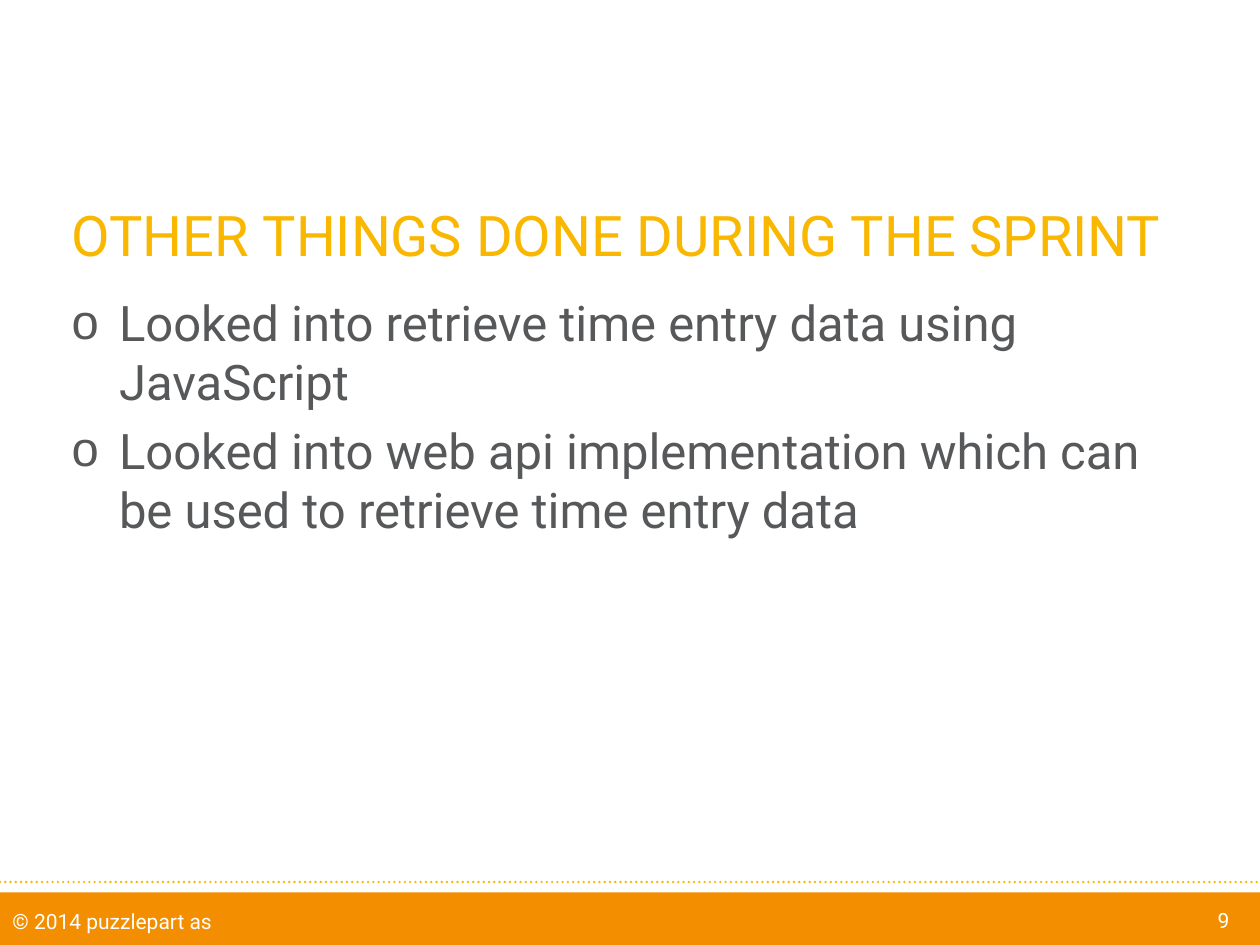
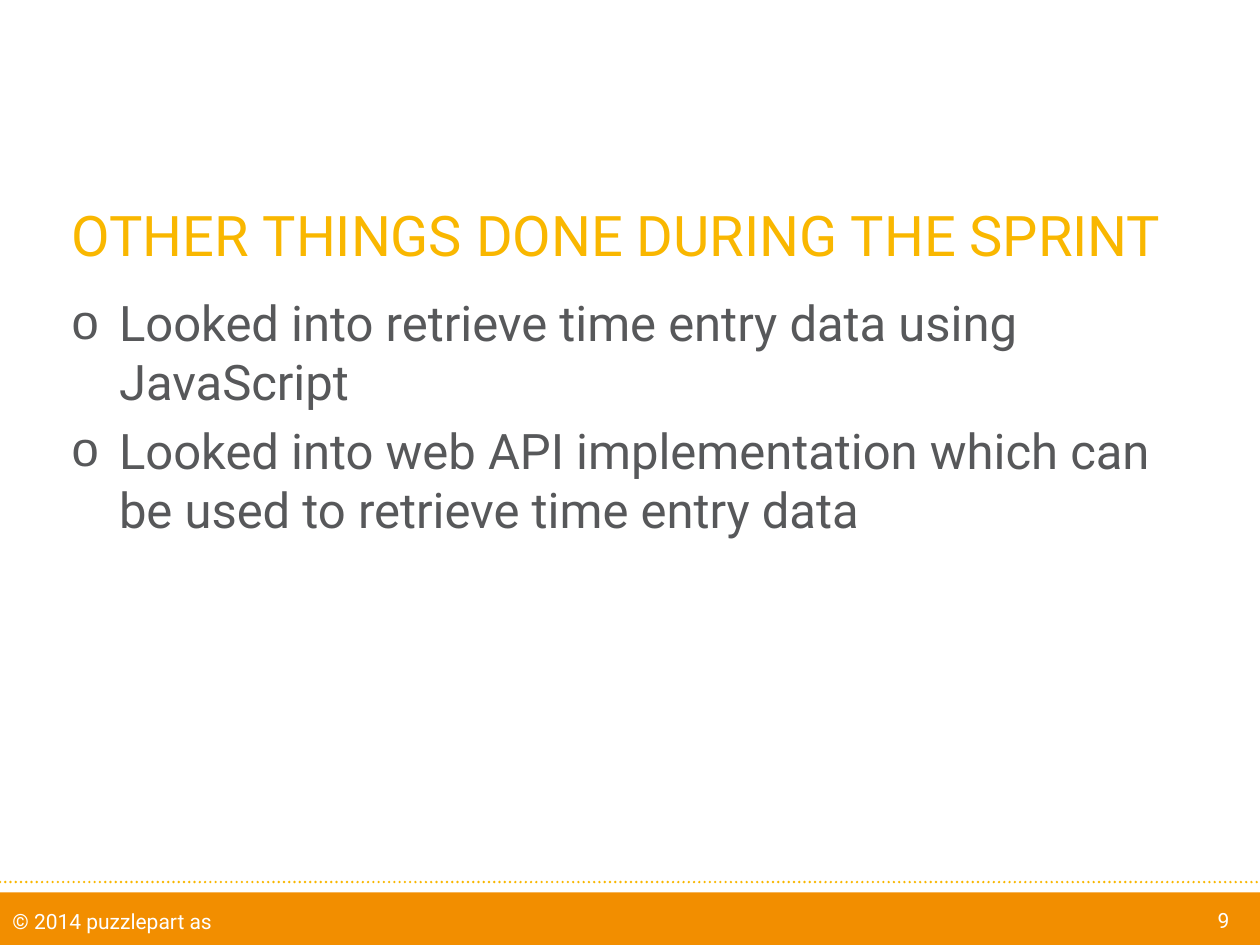
Before and after one commit to ishankalakshan/did-Mobile, a slide deck: slide 9 of Docs/DID Mobile Sprint 1.pptx. Drawn at 1260x945 pixels with LibreOffice and Linux fonts; fonts in the diff are those of the drawing; background and template pictures are left out. Boxes give left, top, right and bottom in pixels: in the first picture for what was removed or moved away, otherwise in the second. Text is boxed around its words. In the diff, an @@ line names an element or a change of style, - is before the commit and + after.

Commit message:
api-API

```diff
--- a/Docs/DID Mobile Sprint 1.pptx
+++ b/Docs/DID Mobile Sprint 1.pptx
@@ text at (119,432,1149,539): text changed @@
-o Looked into web api implementation which can be used to retrieve time entry data
+o Looked into web API implementation which can be used to retrieve time entry data
```
